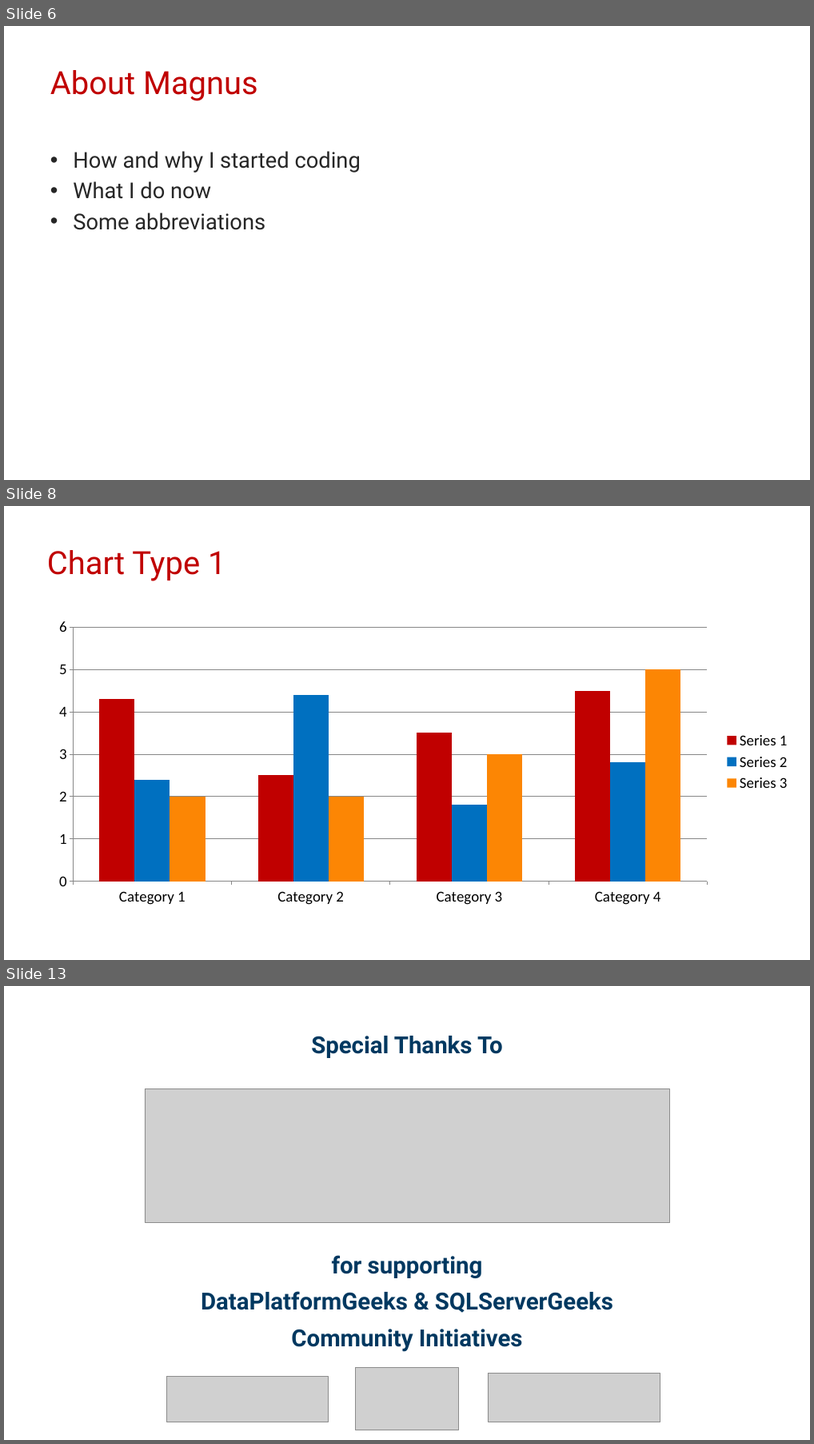
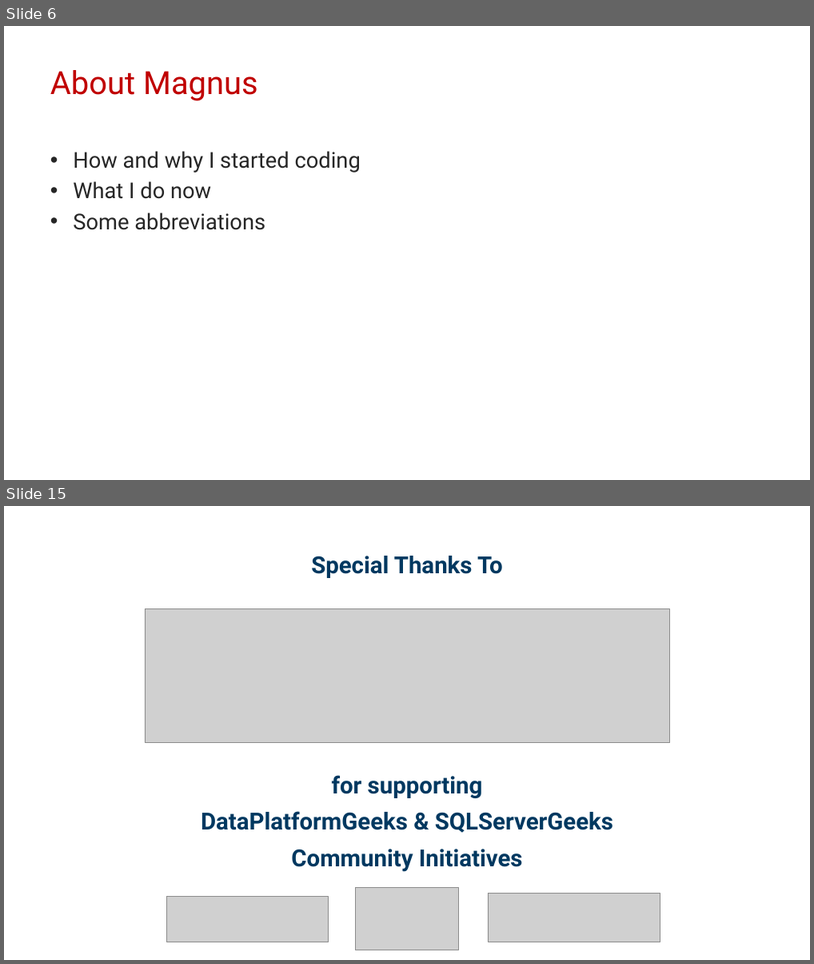
Before and after one commit to transmokopter/Presentations, a slide deck: test-driven-database-development/test-driven-database-development-dps2021.pptx. Shown one above the other, each under a label of ours: slides 6, 8 and 13 before the commit, slides 6 and 15 after it; the slides between them are not shown. The pictures are 814x1444 and 814x964 pixels, drawn with LibreOffice and Linux fonts; fonts in the diff are those of the drawing; grey boxes stand for pictures; background and template pictures are left out. Boxes give left, top, right and bottom in pixels: in the first picture for what was removed or moved away, otherwise in the second. Text is boxed around its words. In the diff, an @@ line names an element or a change of style, - is before the commit and + after.

```diff
--- a/test-driven-database-development/test-driven-database-development-dps2021.pptx
+++ b/test-driven-database-development/test-driven-database-development-dps2021.pptx
@@ slide 8 removed at (4,506,810,960), background #FFFFFF @@
@@ title removed at (47,550,226,581) @@
-Chart Type 1
@@ column chart removed at (45,612,798,912) @@
-categories: Category 1, Category 2, Category 3, Category 4
-Series 1: 4.3, 2.5, 3.5, 4.5
-Series 2: 2.4, 4.4, 1.8, 2.8
-Series 3: 2, 2, 3, 5
@@ what was slide 13 is now slide 15 @@
```
Also in this commit, not shown: 3 slides changed, 8 slides added, 5 other slides removed, 39 other files.
